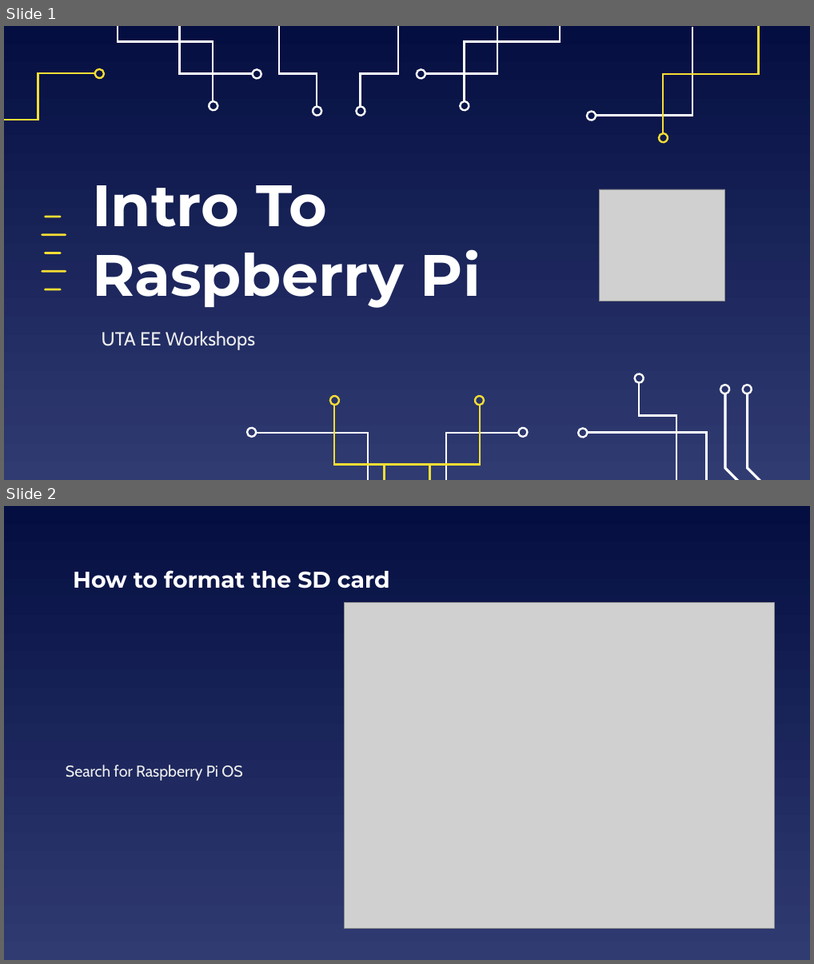
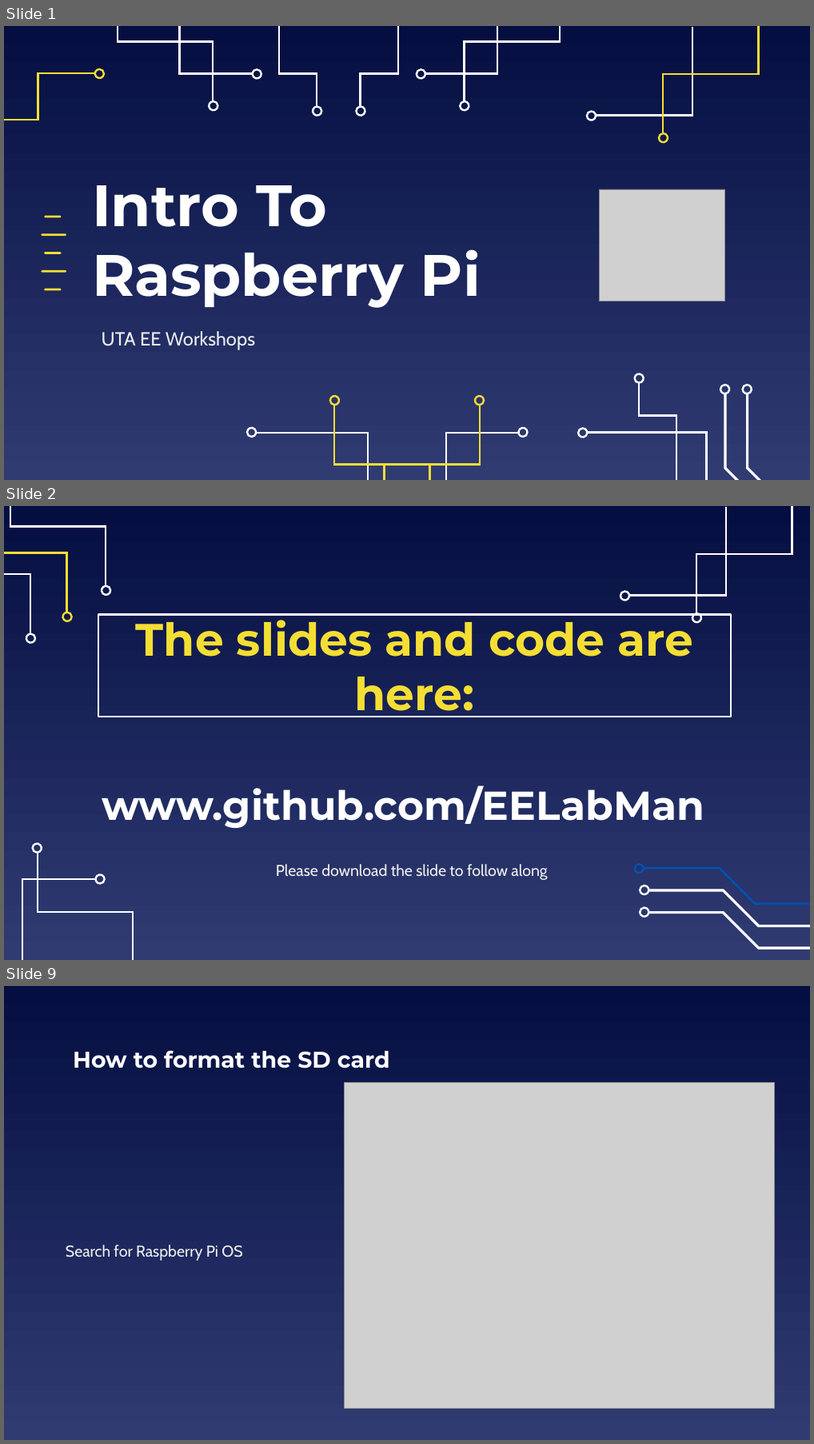
Before and after one commit to EELabMan/Raspberry-Pi-Intro, a slide deck: Raspberry Pi Intro.pptx. Shown one above the other, each under a label of ours: slides 1 and 2 before the commit, slides 1, 2 and 9 after it; the slides between them are not shown. The pictures are 814x964 and 814x1444 pixels, drawn with LibreOffice and Linux fonts; fonts in the diff are those of the drawing; grey boxes stand for pictures. Boxes give left, top, right and bottom in pixels: in the first picture for what was removed or moved away, otherwise in the second. Text is boxed around its words. In the diff, an @@ line names an element or a change of style, - is before the commit and + after.

```diff
--- a/Raspberry Pi Intro.pptx
+++ b/Raspberry Pi Intro.pptx
@@ slide 2 added at (4, 506, 810, 960), background gradient #040E41 to #303B72 @@
@@ freeform shape added at (4, 519, 30, 634), outline #FFFFFF 2.25 pt @@
@@ freeform shape added at (4, 506, 67, 613), outline #F5DE34 2.25 pt @@
@@ freeform shape added at (10, 506, 106, 587), outline #FFFFFF 2.25 pt @@
@@ freeform shape added at (630, 507, 726, 596), outline #FFFFFF 2.25 pt @@
@@ freeform shape added at (698, 506, 793, 614), outline #FFFFFF 2.25 pt @@
@@ freeform shape added at (100, 586, 110, 596), outline #FFFFFF 2.25 pt @@
@@ freeform shape added at (621, 592, 631, 601), outline #FFFFFF 2.25 pt @@
@@ freeform shape added at (62, 612, 72, 623), outline #F5DE34 2.25 pt @@
@@ title added at (98, 614, 731, 716), outline #FFFFFF 2.25 pt, 54 pt, text #F5DE34, bold @@
+The slides and code are here:
@@ freeform shape added at (693, 613, 703, 624), outline #FFFFFF 2.25 pt @@
@@ freeform shape added at (25, 634, 35, 644), outline #FFFFFF 2.25 pt @@
@@ title added at (102, 785, 705, 828), 48 pt, text #FFFFFF, bold @@
+www.github.com/EELabMan
@@ freeform shape added at (33, 842, 42, 852), outline #FFFFFF 2.25 pt @@
@@ freeform shape added at (38, 852, 133, 960), outline #FFFFFF 2.25 pt @@
@@ subtitle added at (276, 864, 547, 880), 18.7 pt, text #EFEFEF @@
+Please download the slide to follow along
@@ freeform shape added at (22, 880, 96, 960), outline #FFFFFF 2.25 pt @@
@@ freeform shape added at (94, 873, 105, 884), outline #FFFFFF 2.25 pt @@
@@ group added at (635, 864, 810, 949): 6 freeform shapes @@
@@ what was slide 2 is now slide 9 @@
```
Also in this commit, not shown: 9 slides changed, 6 other slides added, 1 slide removed, 2 other files.
